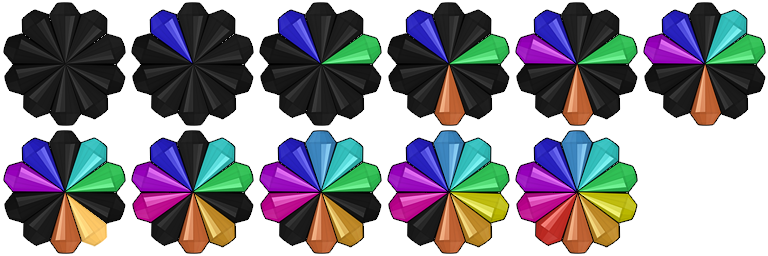
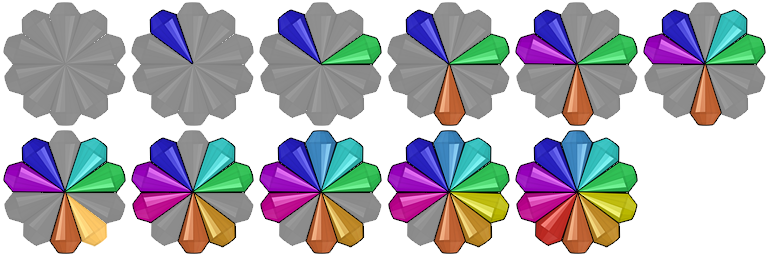
Layer changes from the first w=768, h=256 image to the second:
"Layer 8" (2nd of 2, in "wheel copy 9"): opacity 100% → 50% over [408, 194, 448, 246]
"Layer 5" (3rd of 3, in "wheel copy 8"): opacity 100% → 50% over [280, 192, 381, 246]
"Layer 2" (4th of 11, in "wheel copy 7"): opacity 100% → 50% over [152, 131, 253, 246]
"Layer 2" (5th of 11, in "wheel copy 6"): opacity 100% → 50% over [5, 131, 125, 246]
"Layer 2" (6th of 11, in "wheel copy 5"): opacity 100% → 50% over [645, 3, 765, 119]
"Layer 2" (7th of 11, in "wheel copy 4"): opacity 100% → 50% over [517, 3, 637, 119]
"Layer 2" (8th of 11, in "wheel copy 3"): opacity 100% → 50% over [388, 3, 509, 119]
"Layer 2" (9th of 11, in "wheel copy 2"): opacity 100% → 50% over [260, 3, 381, 125]
"Layer 2" (10th of 11, in "wheel copy"): opacity 100% → 50% over [132, 3, 253, 125]
"Layer 2" (11th of 11, in "wheel"): opacity 100% → 50% over [4, 3, 125, 125]
